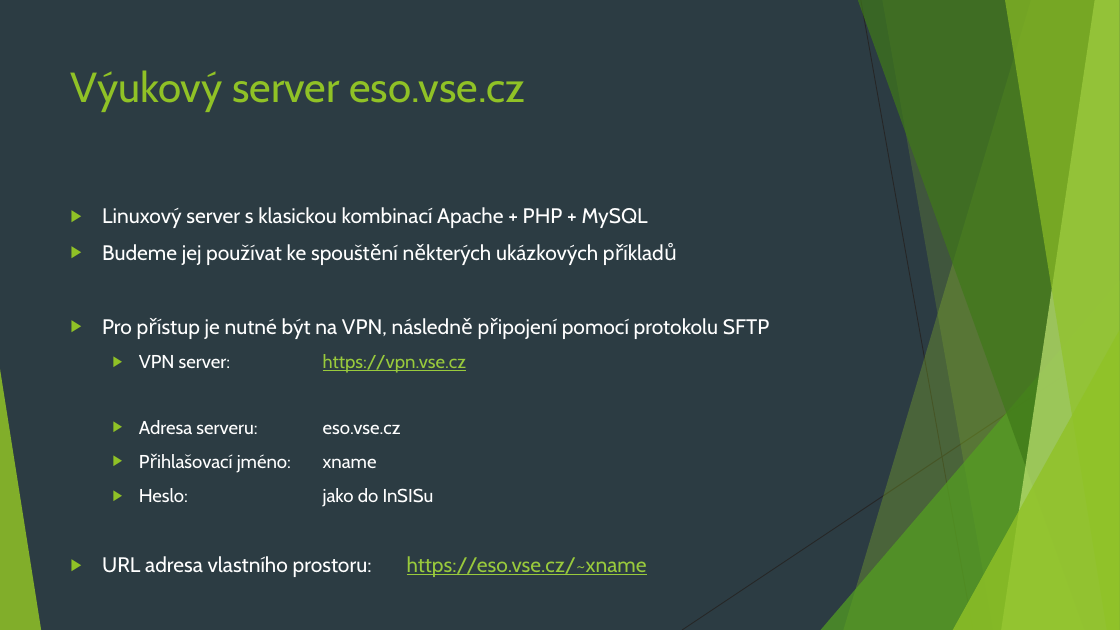
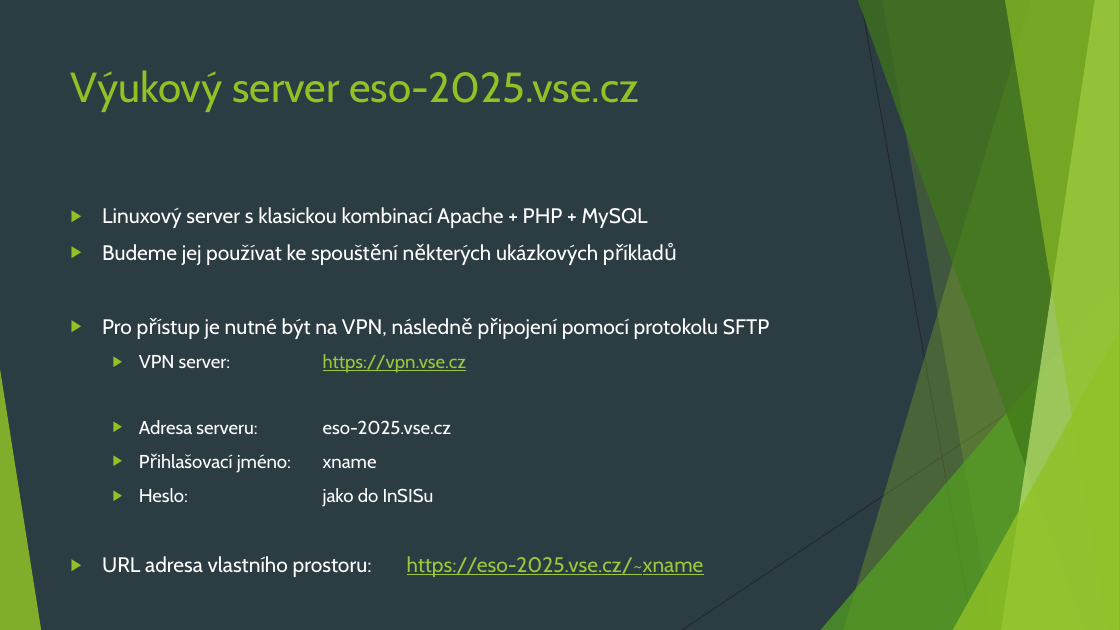
Before and after one commit to 4iz160/cviceni, a slide deck: slide 27 of 03-metadata/cviceni-03.pptx. Drawn at 1120x630 pixels with LibreOffice and Linux fonts; fonts in the diff are those of the drawing. Boxes give left, top, right and bottom in pixels: in the first picture for what was removed or moved away, otherwise in the second. Text is boxed around its words. In the diff, an @@ line names an element or a change of style, - is before the commit and + after.

Commit message:
adresa serveru eso

```diff
--- a/03-metadata/cviceni-03.pptx
+++ b/03-metadata/cviceni-03.pptx
@@ title at (71,70,639,112): text changed @@
-Výukový server eso.vse.cz
+Výukový server eso-2025.vse.cz
@@ text at (139,420,451,435): text changed @@
-  ▶ Adresa serveru: eso.vse.cz
+  ▶ Adresa serveru: eso-2025.vse.cz
@@ text at (102,556,704,577): text changed; text colour #FFFFFF to #99CA3C @@
-▶ URL adresa vlastního prostoru: https://eso.vse.cz/~xname
+▶ URL adresa vlastního prostoru: https://eso-2025.vse.cz/~xname
```
Also in this commit, not shown: 2 other slides changed.
